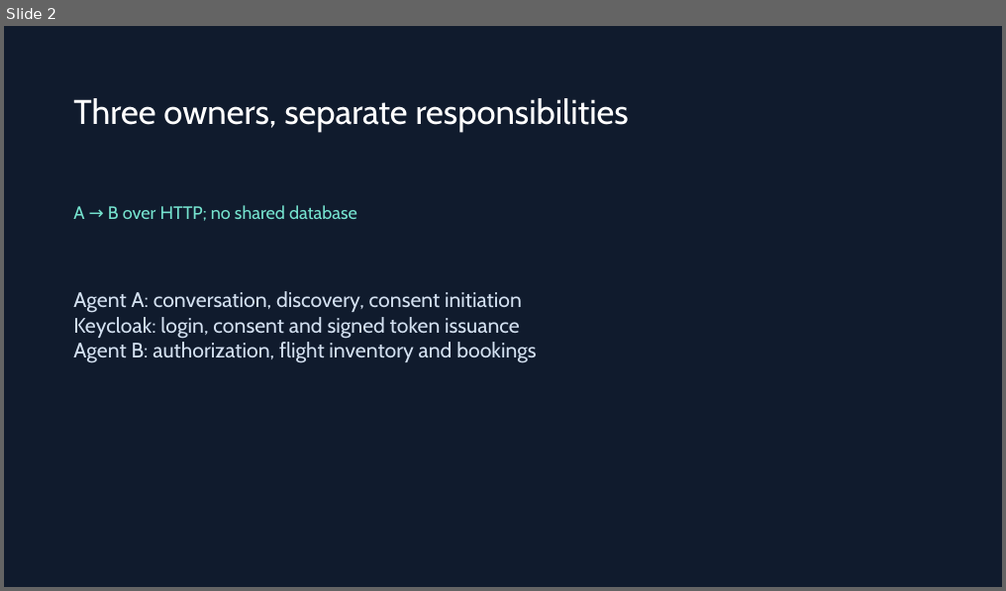
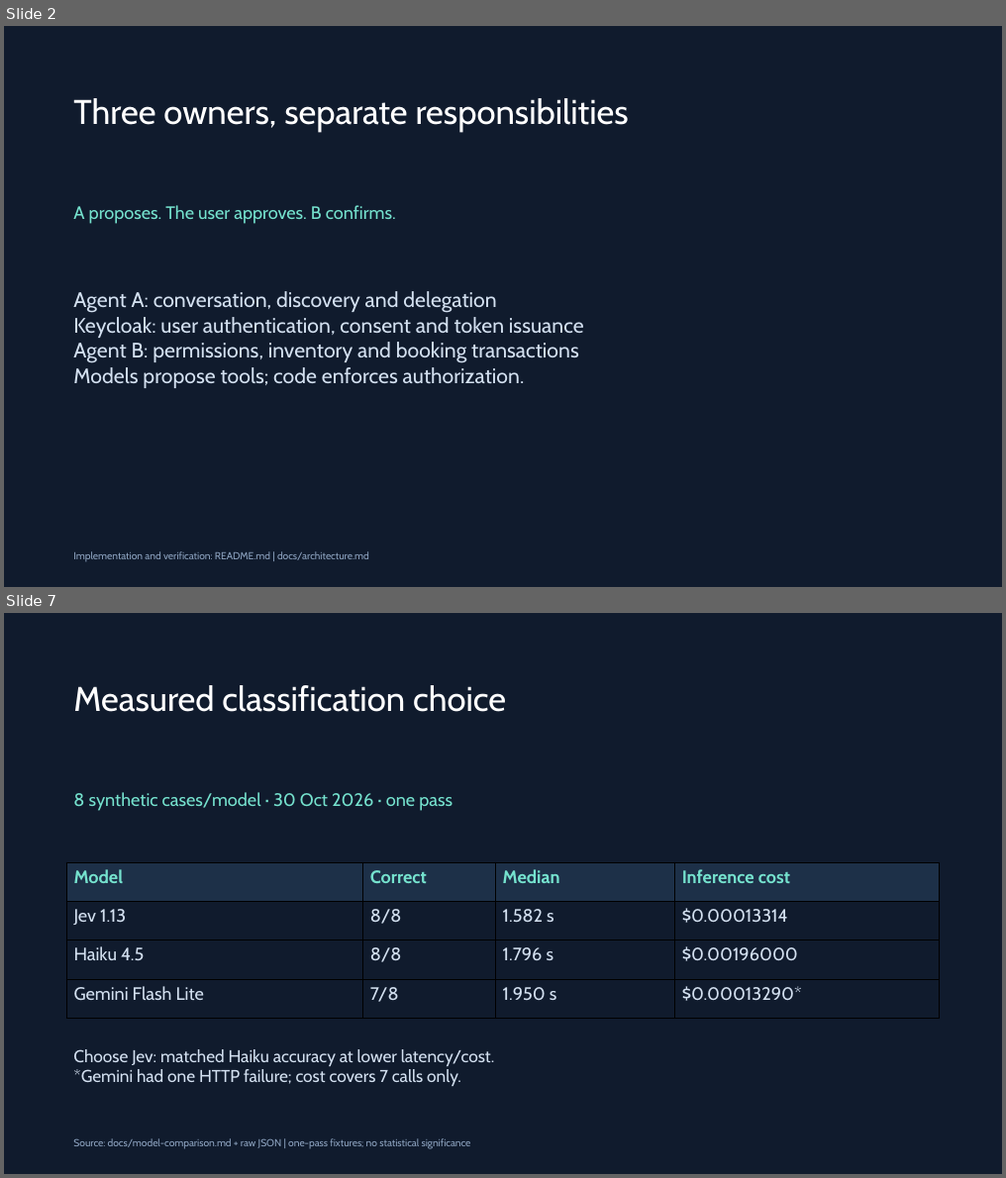
Before and after one commit to nishalpk/ai.at.core, a slide deck: docs/approach.pptx. Shown one above the other, each under a label of ours: slide 2 before the commit, slides 2 and 7 after it; the slides between them are not shown. The pictures are 1006x591 and 1006x1178 pixels, drawn with LibreOffice and Linux fonts; fonts in the diff are those of the drawing. Boxes give left, top, right and bottom in pixels: in the first picture for what was removed or moved away, otherwise in the second. Text is boxed around its words. In the diff, an @@ line names an element or a change of style, - is before the commit and + after.

```diff
--- a/docs/approach.pptx
+++ b/docs/approach.pptx
@@ slide 7 added at bbox=[4, 613, 1002, 1174], background #101B2D @@
@@ text added at bbox=[73, 685, 506, 712], 33 pt, text #FFFFFF @@
+Measured classification choice
@@ text added at bbox=[73, 792, 452, 811], 17.2 pt, text #75E2CE @@
+8 synthetic cases/model · 30 Oct 2026 · one pass
@@ table added at bbox=[66, 862, 940, 1018], 4 rows, 4 columns @@
+Model | Correct | Median | Inference cost
+Jev 1.13 | 8/8 | 1.582 s | $0.00013314
+Haiku 4.5 | 8/8 | 1.796 s | $0.00196000
+Gemini Flash Lite | 7/8 | 1.950 s | $0.00013290*
@@ text added at bbox=[73, 1050, 495, 1086], 16.5 pt, text #D3E0F0 @@
+Choose Jev: matched Haiku accuracy at lower latency/cost.
+*Gemini had one HTTP failure; cost covers 7 calls only.
@@ text added at bbox=[73, 1139, 471, 1150], 9.8 pt, text #8DA3C0 @@
+Source: docs/model-comparison.md + raw JSON | one-pass fixtures; no statistical significance
@@ slide 2 changed as well @@
@@ text at bbox=[73, 205, 396, 224]: text changed @@
-A → B over HTTP; no shared database
+A proposes. The user approves. B confirms.
@@ text at bbox=[73, 291, 584, 388]: text changed @@
-Agent A: conversation, discovery, consent initiation
-Keycloak: login, consent and signed token issuance
-Agent B: authorization, flight inventory and bookings
+Agent A: conversation, discovery and delegation
+Keycloak: user authentication, consent and token issuance
+Agent B: permissions, inventory and booking transactions
+Models propose tools; code enforces authorization.
@@ text added at bbox=[73, 552, 369, 563], 9.8 pt, text #8DA3C0 @@
+Implementation and verification: README.md | docs/architecture.md
```
Also in this commit, not shown: 4 other slides changed, 2 other slides added, 3 slides removed, 38 other files.
